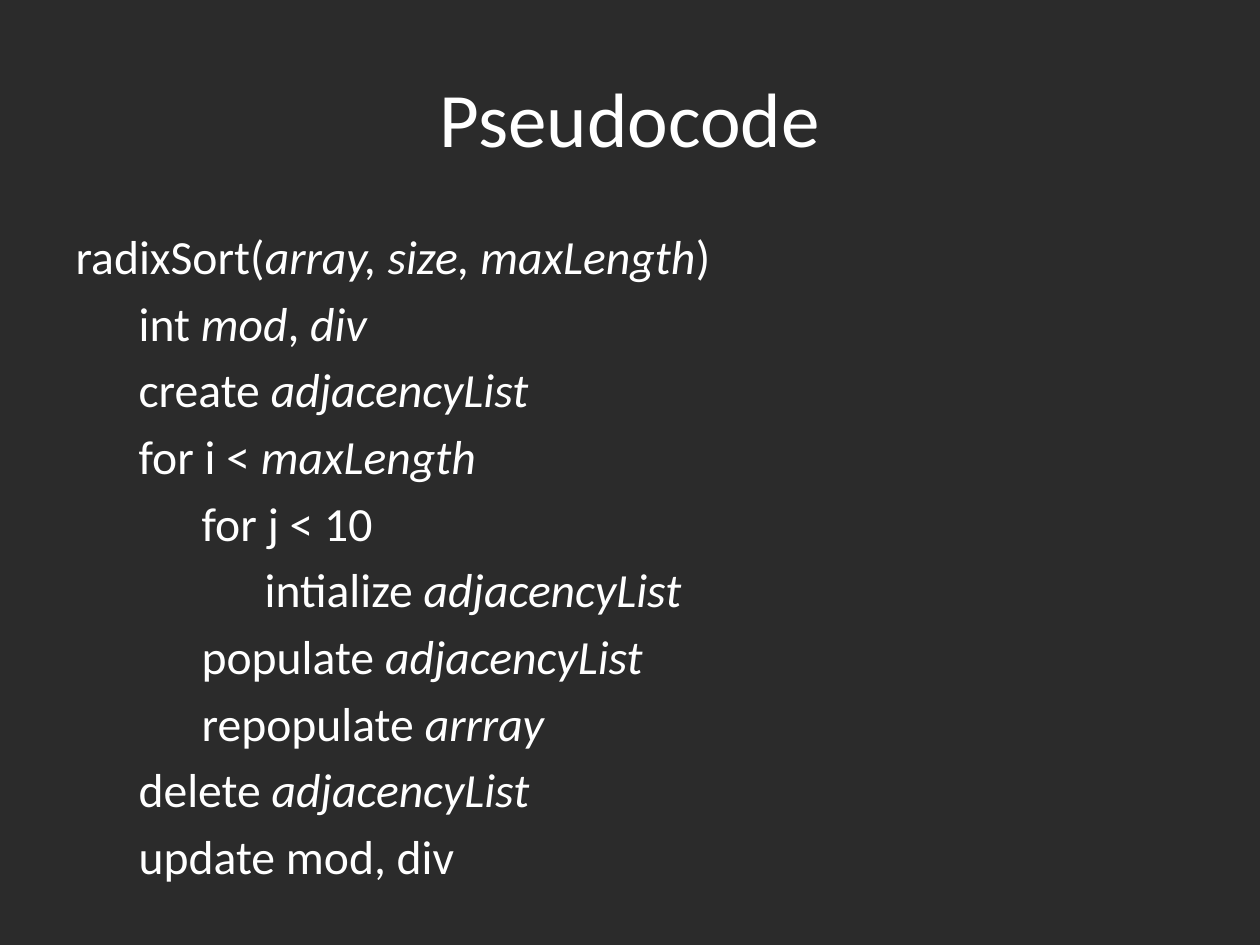
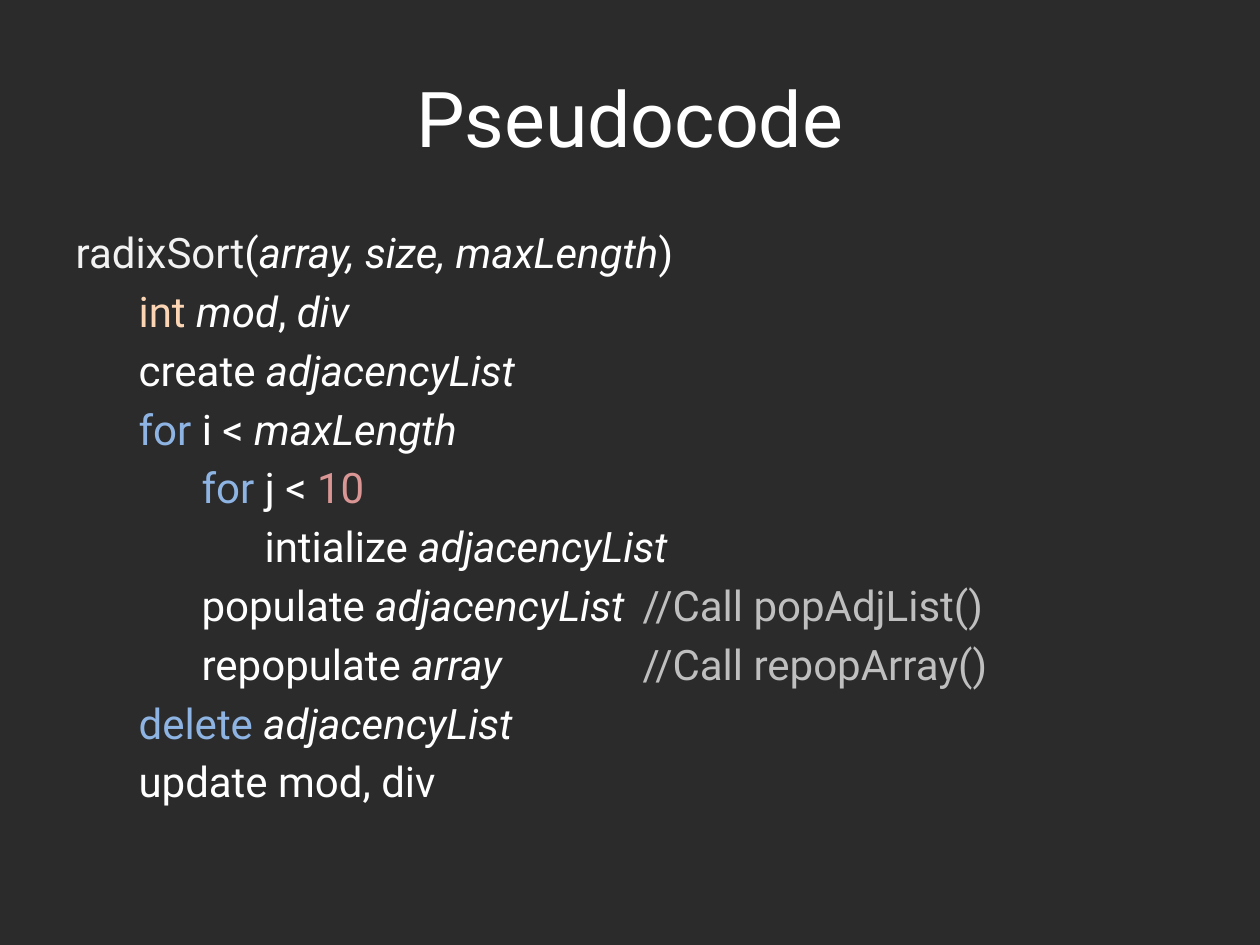
Before and after one commit to hyoshid1/project375, a slide deck: slide 4 of presentation.pptx. Drawn at 1260x945 pixels with LibreOffice and Linux fonts; fonts in the diff are those of the drawing; background and template pictures are left out; a plain dark background stands for a picture behind light text. Boxes give left, top, right and bottom in pixels: in the first picture for what was removed or moved away, otherwise in the second. Text is boxed around its words. In the diff, an @@ line names an element or a change of style, - is before the commit and + after.

Commit message:
ppt update

```diff
--- a/presentation.pptx
+++ b/presentation.pptx
@@ title "Pseudocode" at [416, 89, 843, 148]: font Calibri to Roboto @@
@@ text at [76, 234, 674, 806]: size 27.2 to 24 pt, font Calibri to Roboto in "radixSort(array, size, maxLength)", "int mod, div", "create adjacencyList", "for i < maxLength" and 4 more places; text colour #FFFFFF to #F2F2F2 in "radixSort(array,"; text colour #FFFFFF to #FCD5B5 in "int"; text colour #FFFFFF to #8EB4E3 in "for", "for", "delete"; text colour #FFFFFF to #D99694 in "10" @@
@@ text at [202, 587, 988, 690]: text changed; size 27.2 to 24 pt; font Calibri to Roboto; italic off @@
-populate adjacencyList
-repopulate arrray
+populate adjacencyList //Call popAdjList()
+repopulate array //Call repopArray()
```
Also in this commit, not shown: 6 other slides changed, 1 other file.
